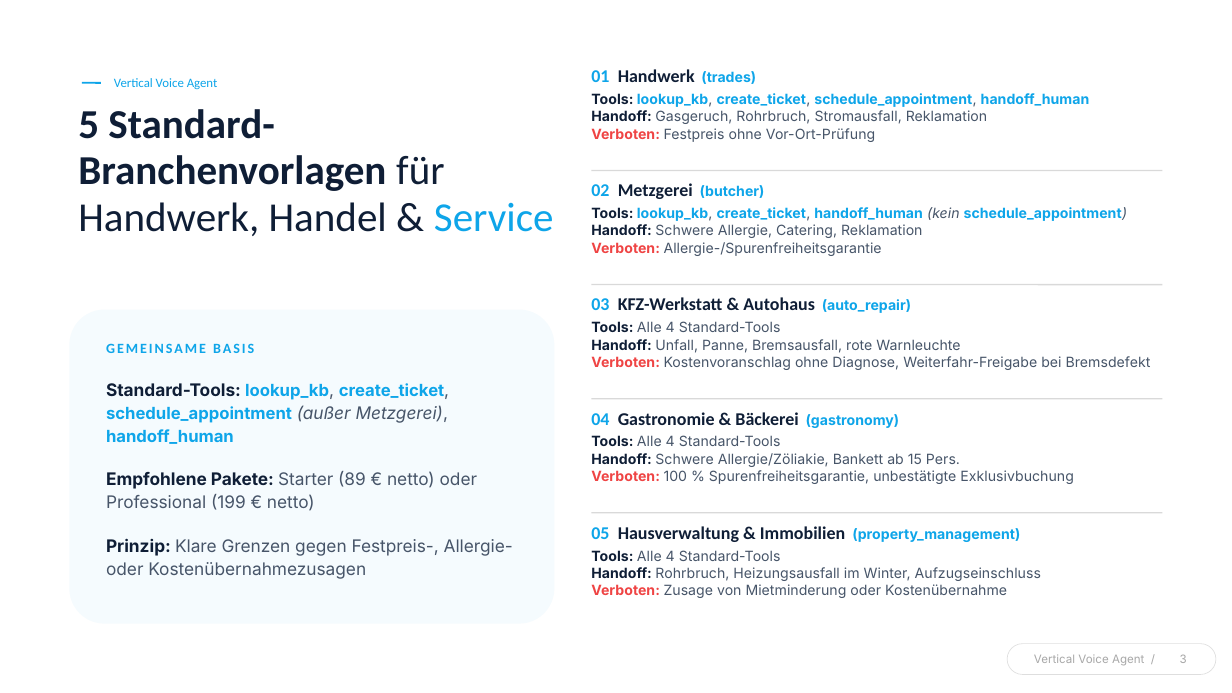
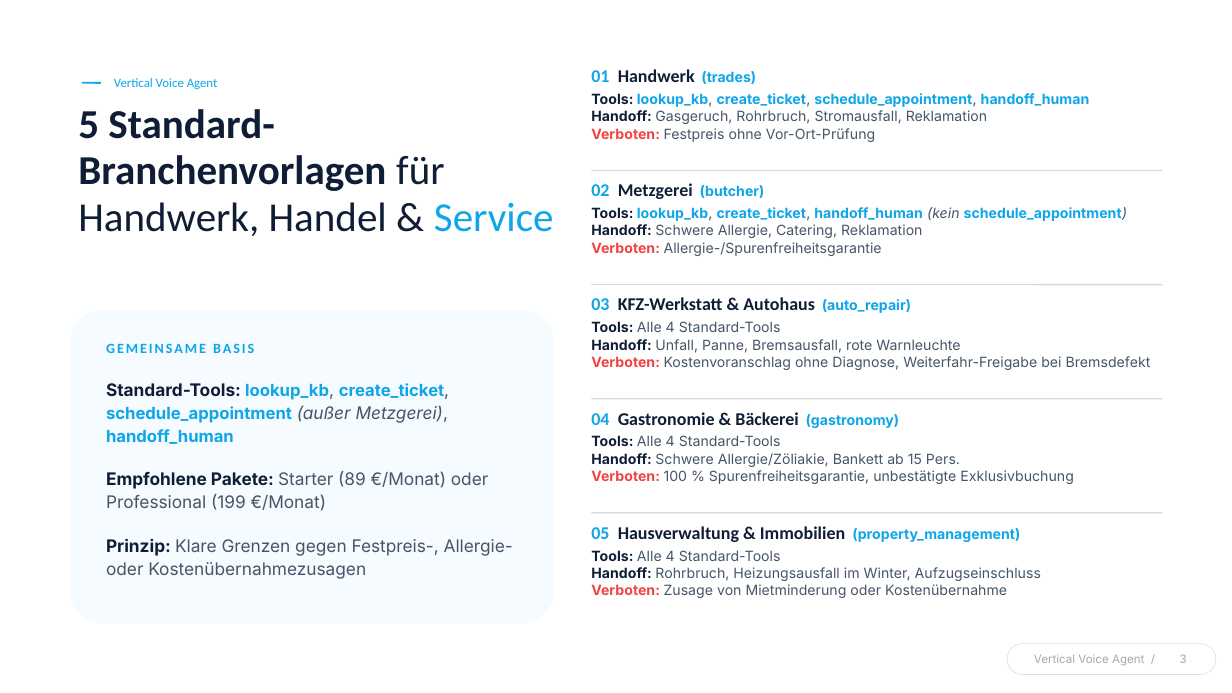
Before and after one commit to realsyncdynamics-spec/vertical-voice-agent, a slide deck: slide 3 of vertical-voice-agent-pitch-deck.pptx. Drawn at 1232x693 pixels with LibreOffice and Linux fonts; fonts in the diff are those of the drawing. Boxes give left, top, right and bottom in pixels: in the first picture for what was removed or moved away, otherwise in the second. Text is boxed around its words. In the diff, an @@ line names an element or a change of style, - is before the commit and + after.

```diff
--- a/vertical-voice-agent-pitch-deck.pptx
+++ b/vertical-voice-agent-pitch-deck.pptx
@@ text at box(106, 471, 488, 511): text changed @@
-Empfohlene Pakete: Starter (89 € netto) oder Professional (199 € netto)
+Empfohlene Pakete: Starter (89 €/Monat) oder Professional (199 €/Monat)
```
Also in this commit, not shown: 3 other slides changed, 19 other files.
